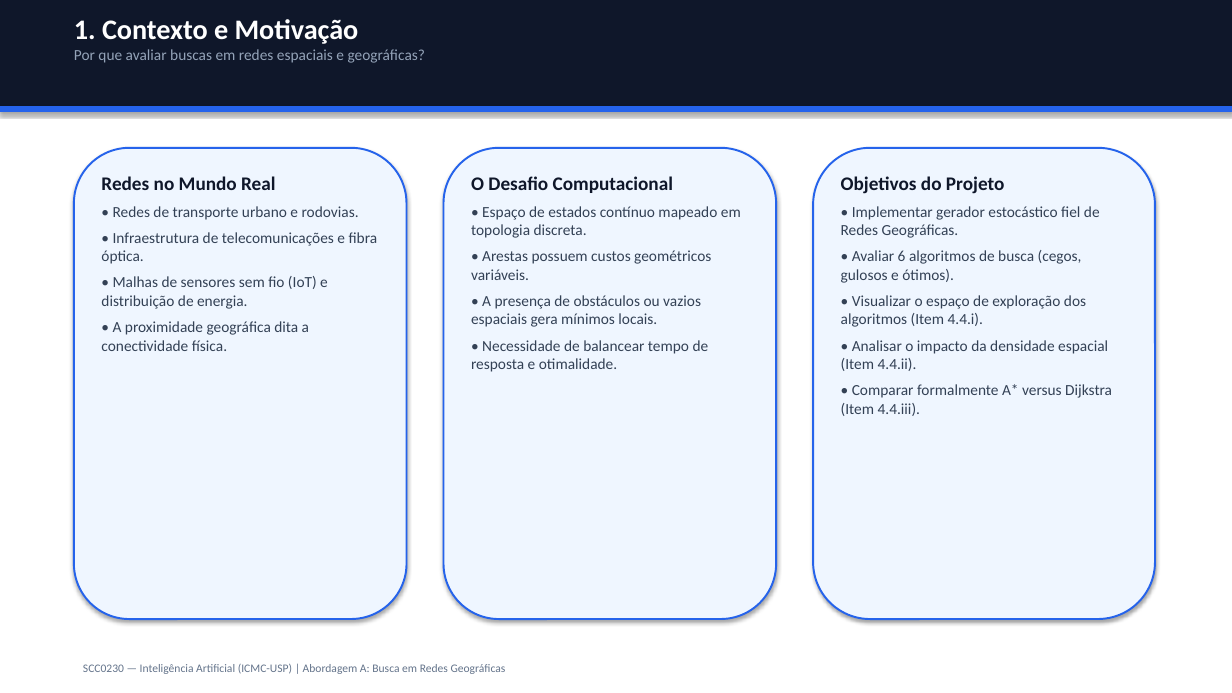
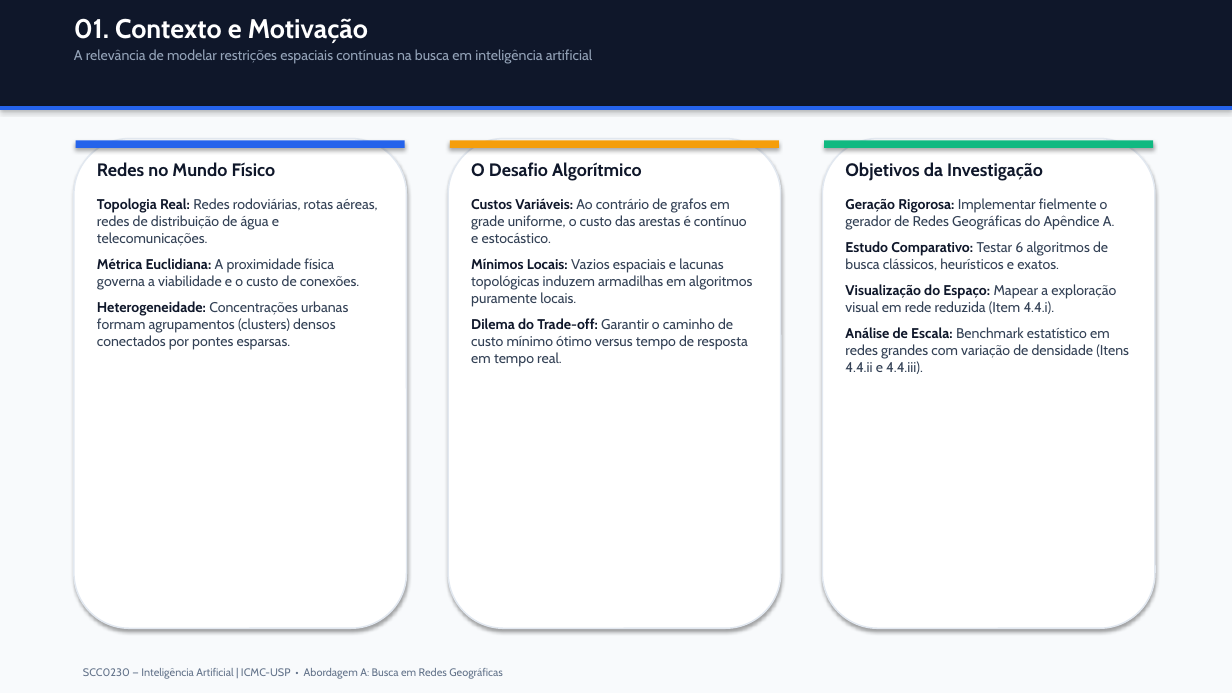
Before and after one commit to pietroggu/rede-geografica-trabalho-ia, a slide deck: slide 2 of outputs/apresentacao_busca_redes.pptx. Drawn at 1232x693 pixels with LibreOffice and Linux fonts; fonts in the diff are those of the drawing. Boxes give left, top, right and bottom in pixels: in the first picture for what was removed or moved away, otherwise in the second. Text is boxed around its words. In the diff, an @@ line names an element or a change of style, - is before the commit and + after.

```diff
--- a/outputs/apresentacao_busca_redes.pptx
+++ b/outputs/apresentacao_busca_redes.pptx
@@ rectangle: place and size @@
-rectangle at [0,106,1232,112]
+rectangle at [0,0,1232,106]
@@ rectangle at [0,0,1232,106]: fill #2563EB to #0F172A; outline #2563EB 0.75 pt to none @@
@@ rectangle: place and size @@
-rectangle at [0,0,1232,106]
+rectangle at [0,0,1232,693]
@@ rectangle at [0,0,1232,693]: fill #0F172A to #F8FAFC; outline #0F172A 0.75 pt to none @@
@@ text at [74,18,592,64]: text changed; size 12 to 11 pt; font Calibri to Cabin @@
-1. Contexto e Motivação
-Por que avaliar buscas em redes espaciais e geográficas?
+01. Contexto e Motivação
+A relevância de modelar restrições espaciais contínuas na busca em inteligência artificial
@@ rectangle added at [0,106,1232,110], fill #2563EB @@
@@ rounded rectangle: place and size @@
-rounded rectangle at [74,148,407,619]
+rounded rectangle at [74,139,407,628]
@@ rounded rectangle at [74,139,407,628]: fill #EFF6FF to #FFFFFF; outline #2563EB 1.5 pt to #E2E8F0 1.2 pt @@
@@ rectangle added at [76,140,405,148], fill #2563EB @@
@@ rounded rectangle removed at [444,148,776,619] @@
@@ rounded rectangle at [448,139,781,628]: fill #EFF6FF to #FFFFFF; outline #2563EB 1.5 pt to #E2E8F0 1.2 pt @@
@@ rounded rectangle: place and size @@
-rounded rectangle at [813,148,1155,619]
+rounded rectangle at [448,139,781,628]
@@ rectangle added at [450,140,779,148], fill #F59E0B @@
@@ rounded rectangle added at [823,139,1155,628], fill #FFFFFF, outline #E2E8F0 1.2 pt @@
@@ rectangle added at [824,140,1153,148], fill #10B981 @@
@@ text at [97,162,377,350]: text changed; size 12 to 11 pt; font Calibri to Cabin @@
-Redes no Mundo Real
-• Redes de transporte urbano e rodovias.
-• Infraestrutura de telecomunicações e fibra óptica.
-• Malhas de sensores sem fio (IoT) e distribuição de energia.
-• A proximidade geográfica dita a conectividade física.
+Redes no Mundo Físico
+Topologia Real: Redes rodoviárias, rotas aéreas, redes de distribuição de água e telecomunicações.
+Métrica Euclidiana: A proximidade física governa a viabilidade e o custo de conexões.
+Heterogeneidade: Concentrações urbanas formam agrupamentos (clusters) densos conectados por pontes esparsas.
@@ text at [471,162,752,367]: text changed; size 12 to 11 pt; font Calibri to Cabin @@
-O Desafio Computacional
-• Espaço de estados contínuo mapeado em topologia discreta.
-• Arestas possuem custos geométricos variáveis.
-• A presença de obstáculos ou vazios espaciais gera mínimos locais.
-• Necessidade de balancear tempo de resposta e otimalidade.
+O Desafio Algorítmico
+Custos Variáveis: Ao contrário de grafos em grade uniforme, o custo das arestas é contínuo e estocástico.
+Mínimos Locais: Vazios espaciais e lacunas topológicas induzem armadilhas em algoritmos puramente locais.
+Dilema do Trade-off: Garantir o caminho de custo mínimo ótimo versus tempo de resposta em tempo real.
@@ text at [845,162,1129,374]: text changed; size 12 to 11 pt; font Calibri to Cabin @@
-Objetivos do Projeto
-• Implementar gerador estocástico fiel de Redes Geográficas.
-• Avaliar 6 algoritmos de busca (cegos, gulosos e ótimos).
-• Visualizar o espaço de exploração dos algoritmos (Item 4.4.i).
-• Analisar o impacto da densidade espacial (Item 4.4.ii).
-• Comparar formalmente A* versus Dijkstra (Item 4.4.iii).
+Objetivos da Investigação
+Geração Rigorosa: Implementar fielmente o gerador de Redes Geográficas do Apêndice A.
+Estudo Comparativo: Testar 6 algoritmos de busca clássicos, heurísticos e exatos.
+Visualização do Espaço: Mapear a exploração visual em rede reduzida (Item 4.4.i).
+Análise de Escala: Benchmark estatístico em redes grandes com variação de densidade (Itens 4.4.ii e 4.4.iii).
@@ text at [83,668,503,679]: text changed; size 9 to 8.5 pt; font Calibri to Cabin @@
-SCC0230 — Inteligência Artificial (ICMC-USP) | Abordagem A: Busca em Redes Geográficas
+SCC0230 — Inteligência Artificial | ICMC-USP • Abordagem A: Busca em Redes Geográficas
```
Also in this commit, not shown: 11 other slides changed, 11 other files.
